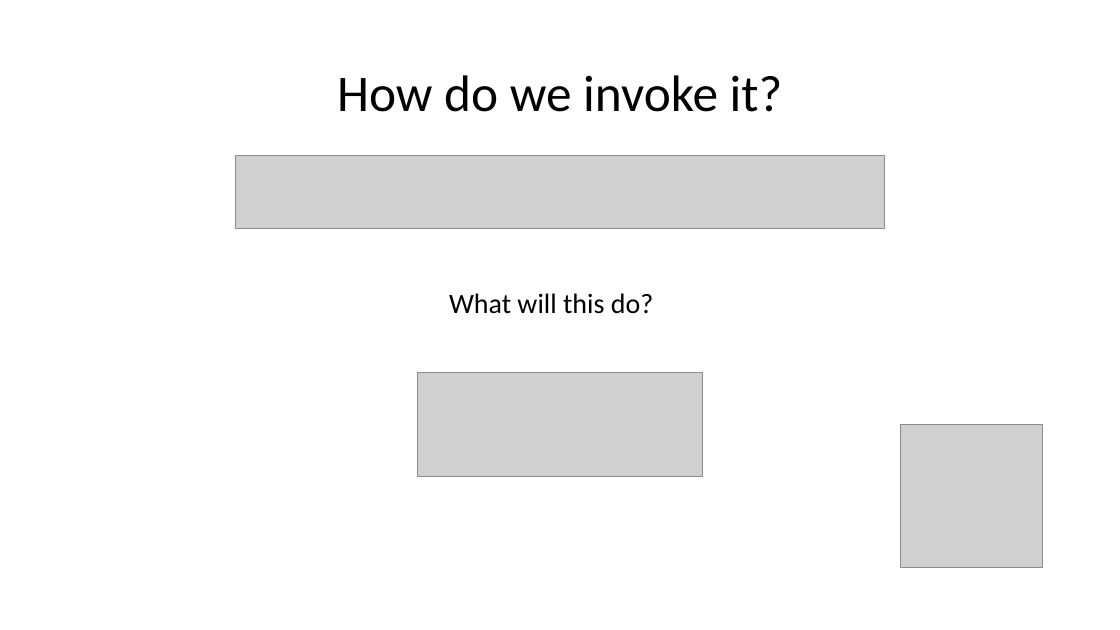
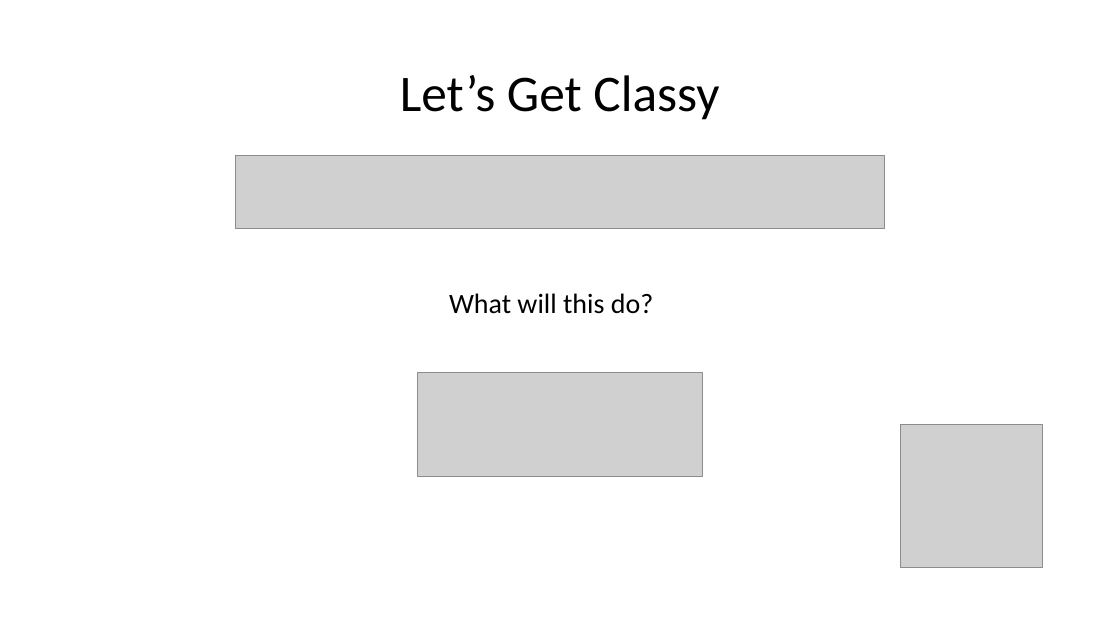
Before and after one commit to wilkotom/python_examples, a slide deck: slide 8 of Python Level 2/Lesson 3/Session 3.pptx (slide 7 before the commit). Drawn at 1120x630 pixels with LibreOffice and Linux fonts; fonts in the diff are those of the drawing; grey boxes stand for pictures. Boxes give left, top, right and bottom in pixels: in the first picture for what was removed or moved away, otherwise in the second. Text is boxed around its words. In the diff, an @@ line names an element or a change of style, - is before the commit and + after.

```diff
--- a/Python Level 2/Lesson 3/Session 3.pptx
+++ b/Python Level 2/Lesson 3/Session 3.pptx
@@ title at box(400, 75, 719, 120): text changed @@
-How do we invoke it?
+Let’s Get Classy
```
Also in this commit, not shown: 2 other slides changed, 1 slide added, 3 other files.
